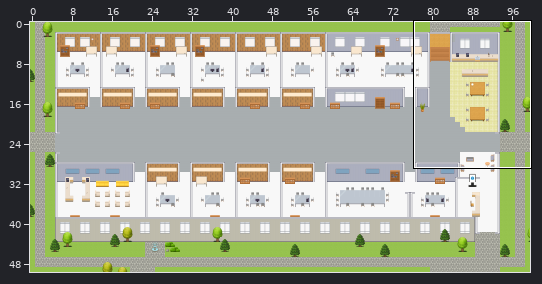
One commit to this Tiled map (JSON): maps/Cyber-Security-Technologies-Platform.tmj. Above, an overview of the earlier version with the close-up marked.
Close-up. Before the commit:
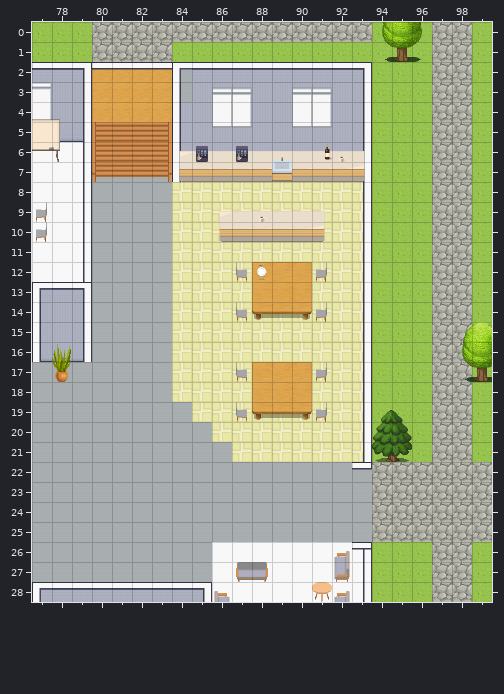
Cells are 32x32 px. Shown: x 77..99, y 0..28. The commit also changed other parts of the map, which this record leaves out.
After:
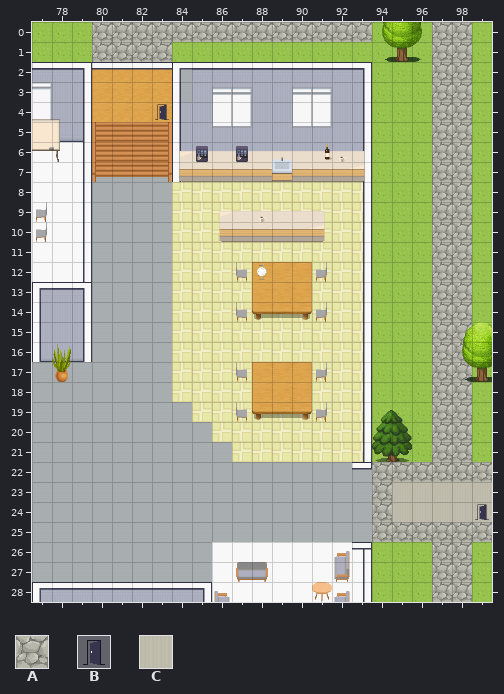
Key: from "Exterior": A 638; from "User_Zones": B 65; from "room2": C 328.
_ is an empty cell.
The edit:
Layer "outside":
Tile C replaces tile A in rows 23 to 24 at x 95 to 99.
Layer "zones":
Tile B is added in row 4 at x 83; in row 24 at x 99.
Changed places in both close-ups, as pixel boxes (x1, y1, x2, y2):
added: (155, 104, 169, 120)
changed: (392, 482, 492, 522)
